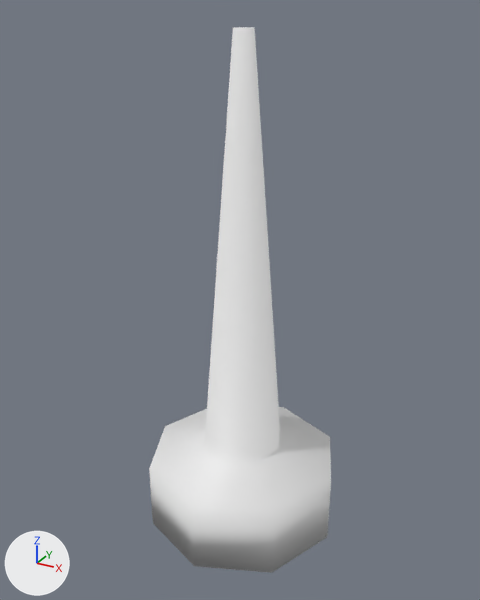
What one commit did to the Blender file models/pusher_model.blend.
Before and after are seen from a 50 mm lens placed at (3.52, -6.49, 0.18), pointed at (-0.06, 0.02, -3.07). The lights are fixed; the arrows at lower left show +X, +Y and +Z. The first picture is the older version.

The scene before the commit, as lines of its bpy script (objects in view):
```python
me_cylinder = bpy.data.meshes.new('Cylinder')
me_cylinder.from_pydata(...)  # 32 vertices, 26 faces; spans x -1.0..1.0, y -1.0..1.0, z -1.0..9.93
me_cylinder.polygons.foreach_set('use_smooth', [True] * 26)
me_cylinder.materials.append(mat_material)  # its picture is missing
ob_cylinder = bpy.data.objects.new('Cylinder', me_cylinder)
ob_cylinder.location = (0.0, -0.02, -5.61)
ob_cylinder.scale = (1.26, 1.26, 0.564)
```
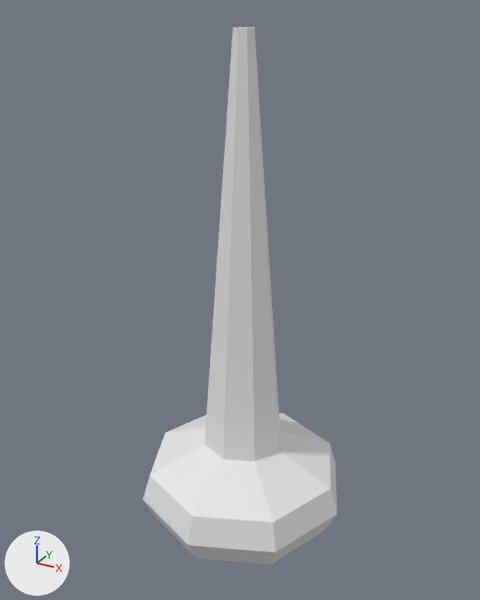
Edits to the bpy script that builds the scene:
```text
Change me_cylinder:
    used by ob_cylinder; location = (0.0, -0.02, -5.61); scale = (1.26, 1.26, 0.564)
    remove me_cylinder.from_pydata(...)  # 32 vertices, 26 faces; spans x -1.0..1.0, y -1.0..1.0, z -1.0..9.93
    add me_cylinder.from_pydata(...)  # 48 vertices, 42 faces; spans x -1.09..1.09, y -1.09..1.09, z -1.43..9.93
    me_cylinder part 1
    8 faces are deleted
    8 vertices in x -1.0..1.0, y -1.0..1.0, z 0.59 move by (0.0, 0.0, -0.19)
    8 vertices move from x -1.0..1.0, y -1.0..1.0, z -1.0 to x -0.59..0.59, y -0.59..0.59, z -1.43
    16 vertices are added at x -1.09..1.09, y -1.09..1.09, z -0.84..-0.24
    24 new faces join them
    me_cylinder part 2: 18 kept faces spanning x -1.0..1.0, y -1.0..1.0, z -1.43..9.93 are now shaded flat
```

Where the change shows, as pixel boxes (x1, y1, x2, y2) in the pictures (480 x 600 px):
'Cylinder', reshaped (7% wider)
    before: (149, 27, 331, 573)
    after: (143, 27, 337, 565)
part 1 of me_cylinder, built on
    before: (149, 469, 331, 573)
    after: (143, 446, 337, 565)
part 2 of me_cylinder, shading changed
    before: (149, 27, 331, 515)
    after: (150, 27, 331, 522)
